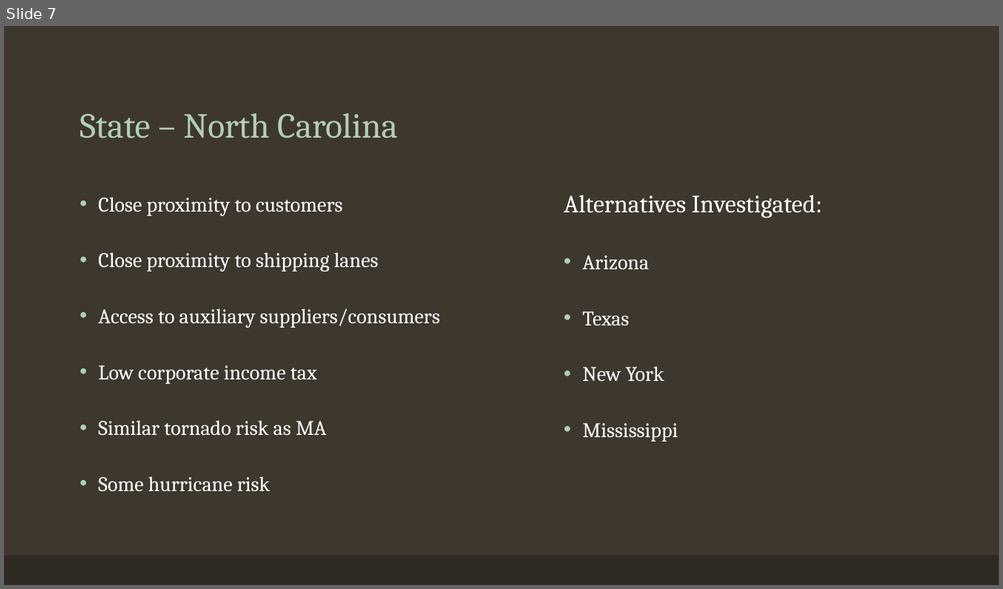
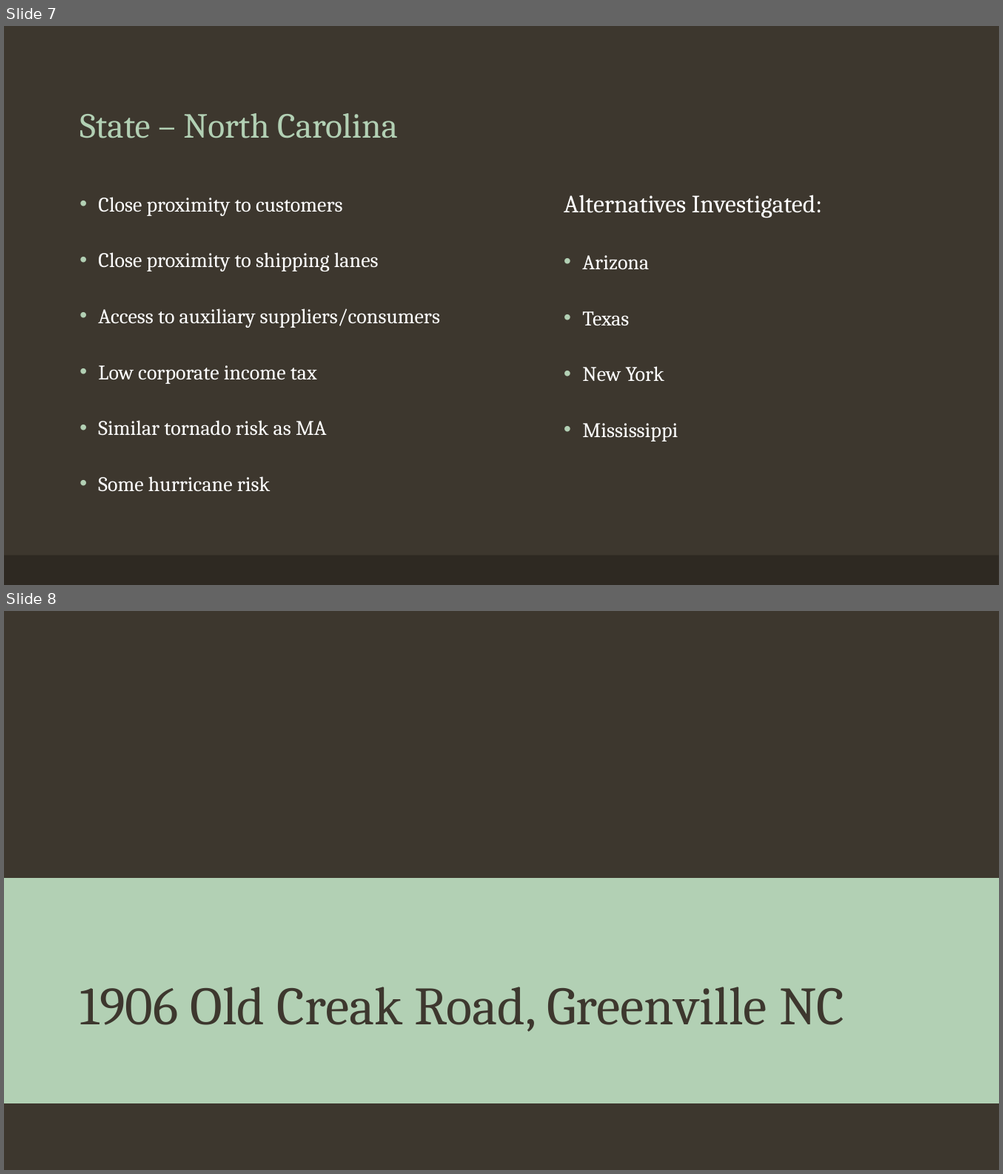
Before and after one commit to kpuc1997/worsteadengineering, a slide deck: sitepresentation/sitepresentation.pptx. Shown one above the other, each under a label of ours: slide 7 before the commit, slides 7 and 8 after it. The pictures are 1003x589 and 1003x1174 pixels, drawn with LibreOffice and Linux fonts; fonts in the diff are those of the drawing; background and template pictures are left out. Boxes give left, top, right and bottom in pixels: in the first picture for what was removed or moved away, otherwise in the second. Text is boxed around its words. In the diff, an @@ line names an element or a change of style, - is before the commit and + after.

```diff
--- a/sitepresentation/sitepresentation.pptx
+++ b/sitepresentation/sitepresentation.pptx
@@ slide 8 added at (4,611,999,1170), background picture (left out) @@
@@ rectangle added at (4,878,999,1103), fill #B2D0B4 @@
@@ title added at (80,987,844,1032), 52 pt, text #3D372E @@
+1906 Old Creak Road, Greenville NC
```
Also in this commit, not shown: 3 other slides added, 1 slide removed.
